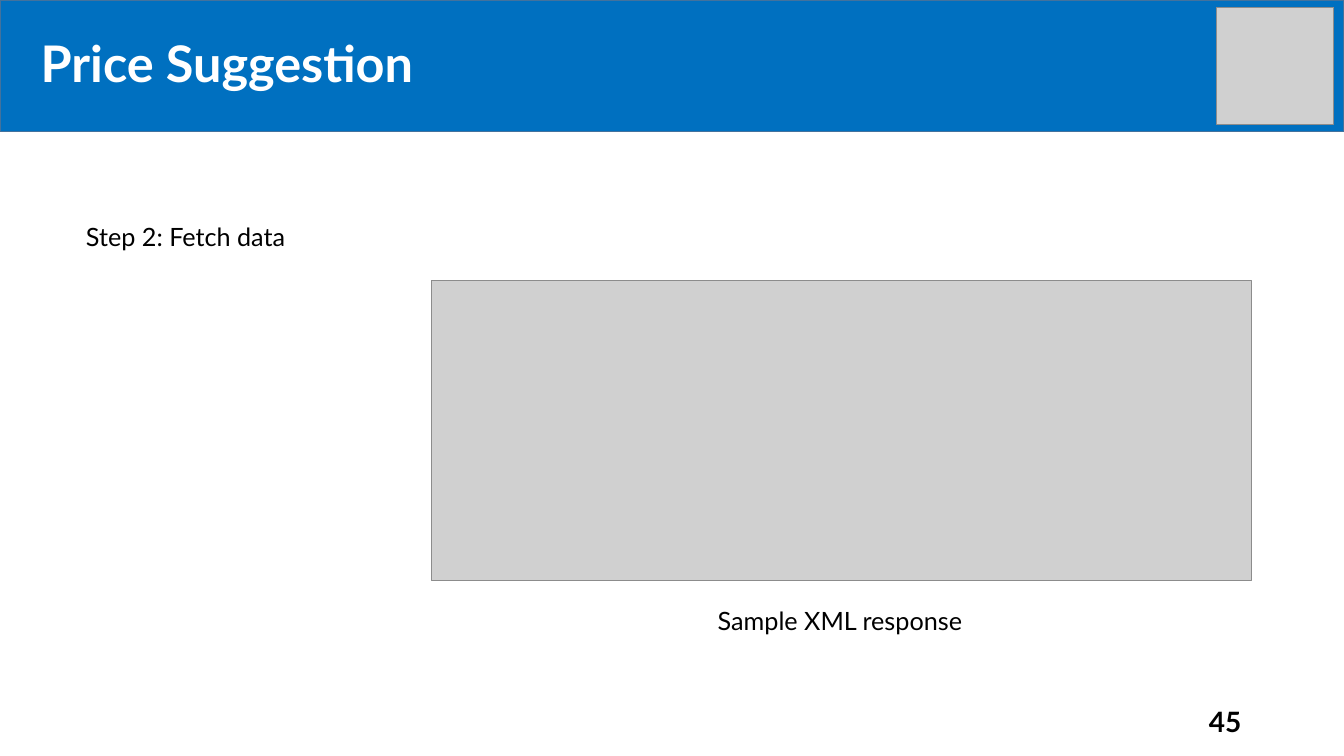
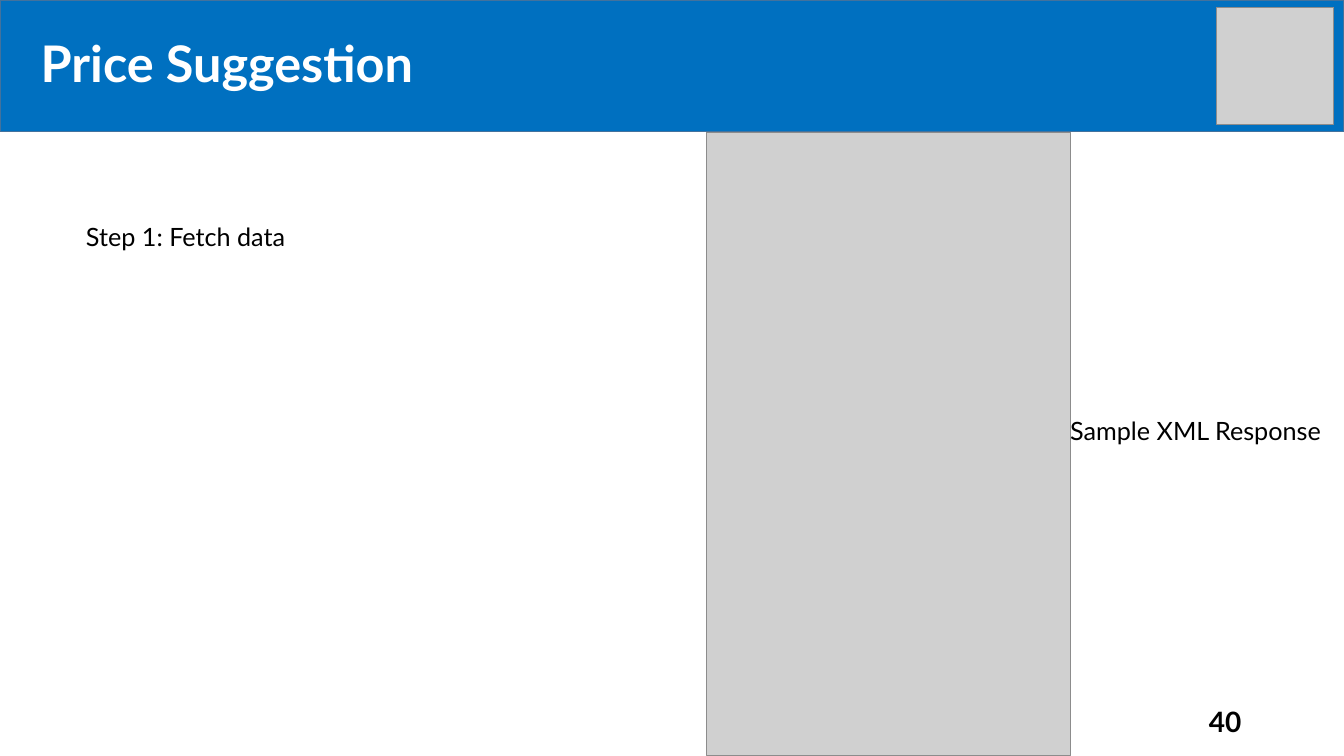
Before and after one commit to tiendan3108/CP, a slide deck: slide 40 of Source/Presentation/PreFinalPresentation.pptx (slide 45 before the commit). Drawn at 1344x756 pixels with LibreOffice and Linux fonts; fonts in the diff are those of the drawing; grey boxes stand for pictures. Boxes give left, top, right and bottom in pixels: in the first picture for what was removed or moved away, otherwise in the second. Text is boxed around its words. In the diff, an @@ line names an element or a change of style, - is before the commit and + after.

```diff
--- a/Source/Presentation/PreFinalPresentation.pptx
+++ b/Source/Presentation/PreFinalPresentation.pptx
@@ picture: place and size @@
-picture at [432, 280, 1252, 581]
+picture at [707, 132, 1071, 756]
@@ text at [86, 227, 285, 250]: text changed @@
-Step 2: Fetch data
+Step 1: Fetch data
@@ text at [1070, 419, 1321, 445]: text changed @@
-Sample XML response
+Sample XML Response
@@ page number at [1209, 711, 1242, 733]: text changed @@
-45
+40
```
Also in this commit, not shown: 4 other slides changed, 6 slides added, 12 slides removed.
